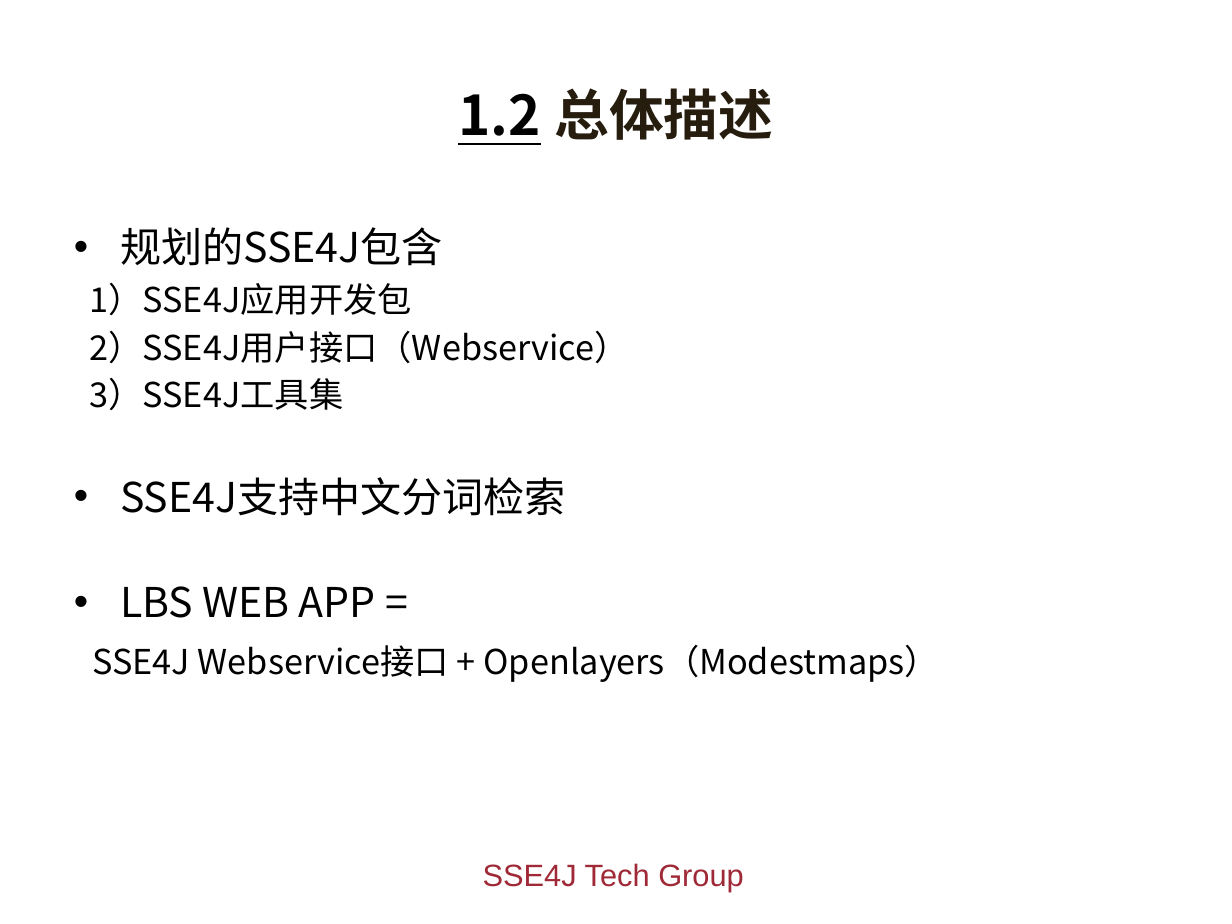
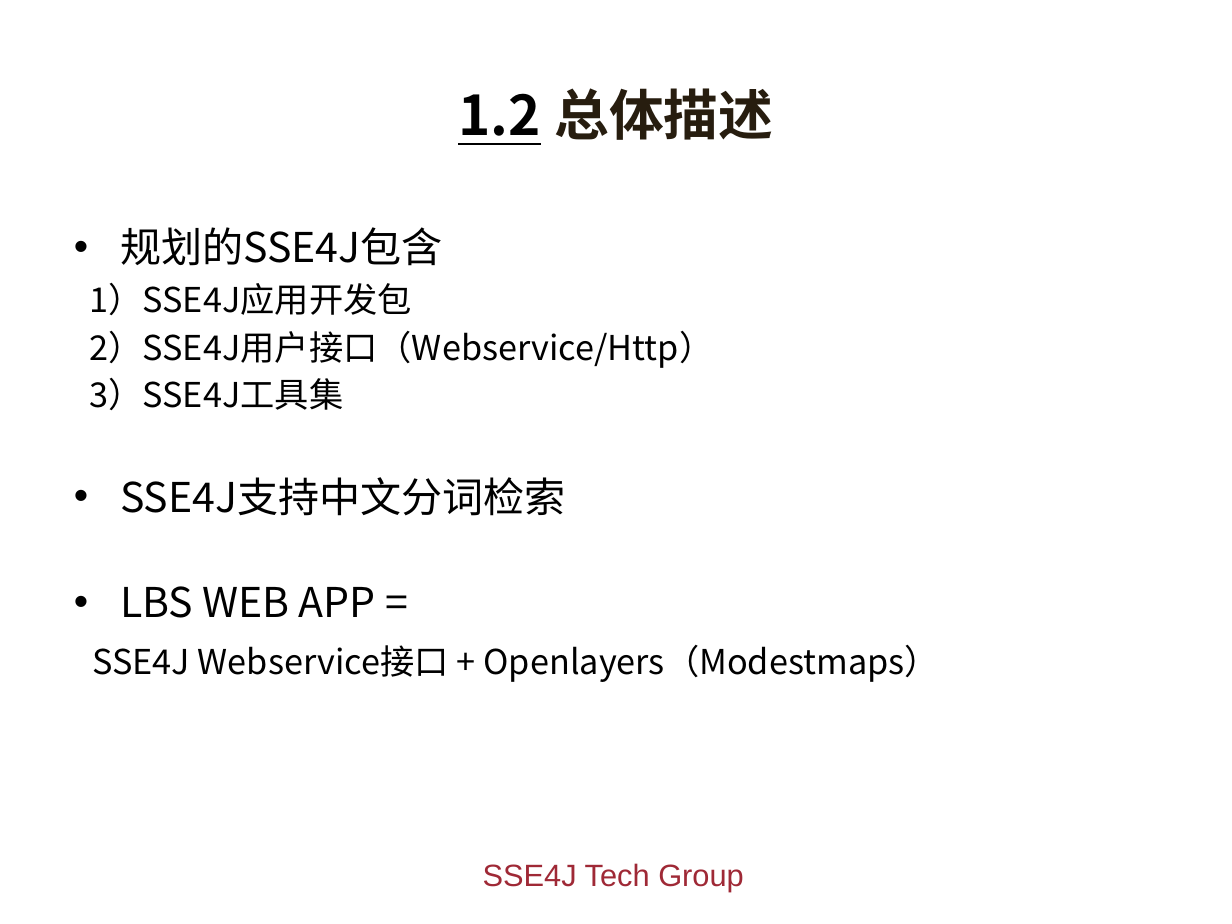
Before and after one commit to giszh86/sse4j, a slide deck: slide 5 of doc/sse4j.pptx. Drawn at 1232x924 pixels with LibreOffice and Linux fonts; fonts in the diff are those of the drawing; background and template pictures are left out. Boxes give left, top, right and bottom in pixels: in the first picture for what was removed or moved away, otherwise in the second. Text is boxed around its words. In the diff, an @@ line names an element or a change of style, - is before the commit and + after.

```diff
--- a/doc/sse4j.pptx
+++ b/doc/sse4j.pptx
@@ text at [89, 331, 713, 368]: text changed @@
-2）SSE4J用户接口（Webservice）
+2）SSE4J用户接口（Webservice/Http）
```
Also in this commit, not shown: 2 other slides changed.
